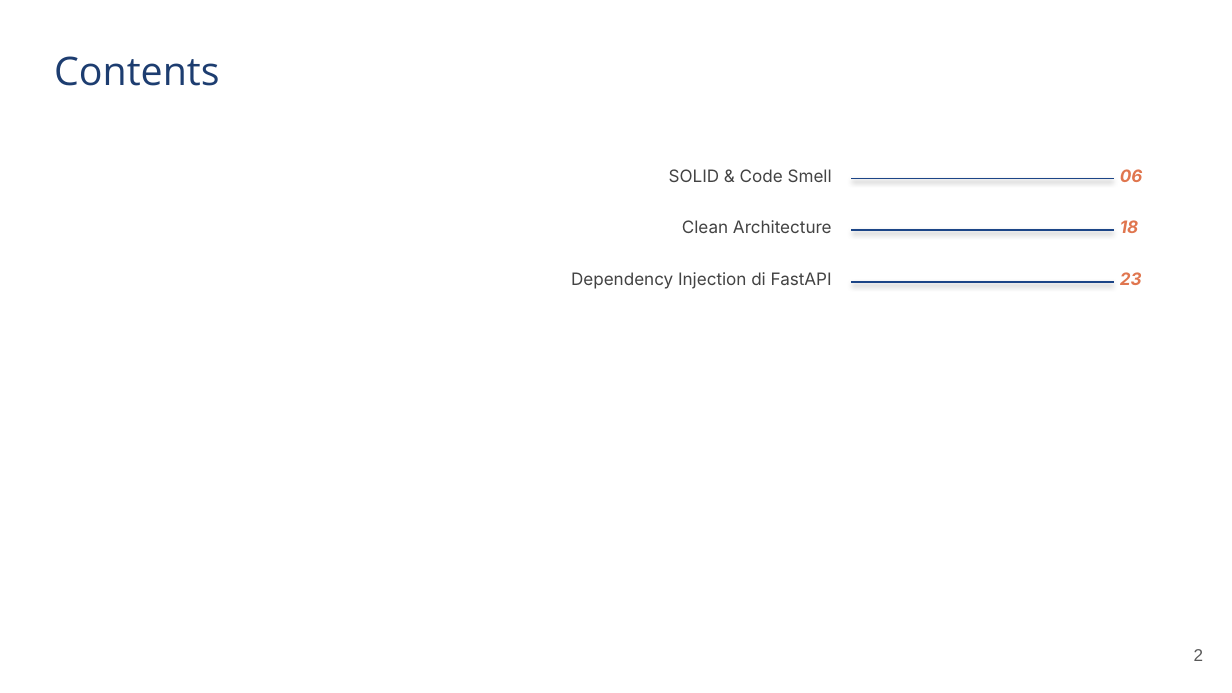
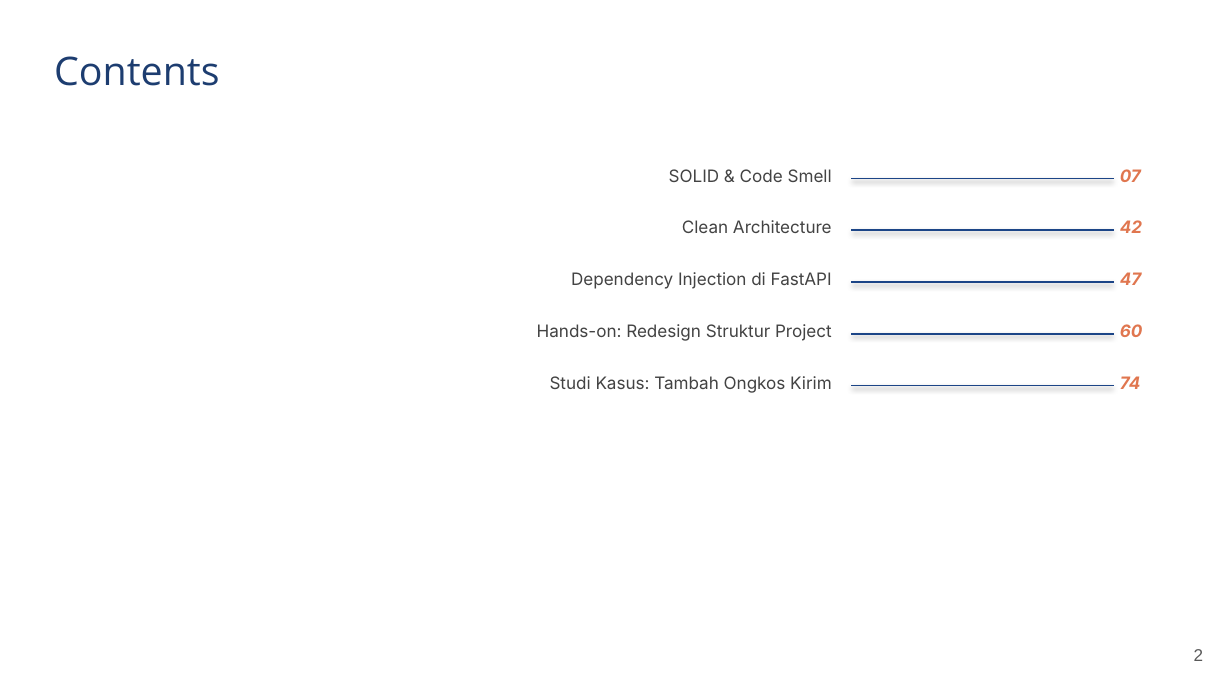
Before and after one commit to bagusedghar/fastapi-intermediate, a slide deck: slide 2 of sesi-02-solid-clean-architecture/slides/Sesi 2 - SOLID, Clean Architecture & Dependency Injection.pptx. Drawn at 1232x693 pixels with LibreOffice and Linux fonts; fonts in the diff are those of the drawing; background and template pictures are left out. Boxes give left, top, right and bottom in pixels: in the first picture for what was removed or moved away, otherwise in the second. Text is boxed around its words. In the diff, an @@ line names an element or a change of style, - is before the commit and + after.

```diff
--- a/sesi-02-solid-clean-architecture/slides/Sesi 2 - SOLID, Clean Architecture & Dependency Injection.pptx
+++ b/sesi-02-solid-clean-architecture/slides/Sesi 2 - SOLID, Clean Architecture & Dependency Injection.pptx
@@ text at box(1120, 169, 1141, 182): text changed @@
-06
+07
@@ text at box(1120, 220, 1142, 233): text changed @@
-18
+42
@@ text at box(1120, 272, 1141, 285): text changed @@
-23
+47
@@ text added at box(537, 324, 832, 341), 10 pt, text #434343 @@
+Hands-on: Redesign Struktur Project
@@ text added at box(1120, 324, 1143, 337), 10 pt, text #E0764F, bold, italic @@
+60
@@ line added from (851, 334) to (1114, 334), #1C4587 1 pt @@
@@ text added at box(550, 376, 832, 393), 10 pt, text #434343 @@
+Studi Kasus: Tambah Ongkos Kirim
@@ line added from (851, 386) to (1114, 386), #1C4587 1 pt @@
@@ text added at box(1120, 376, 1141, 389), 10 pt, text #E0764F, bold, italic @@
+74
```
Also in this commit, not shown: 17 other slides changed, 56 slides added, 6 slides removed, 41 other files.
